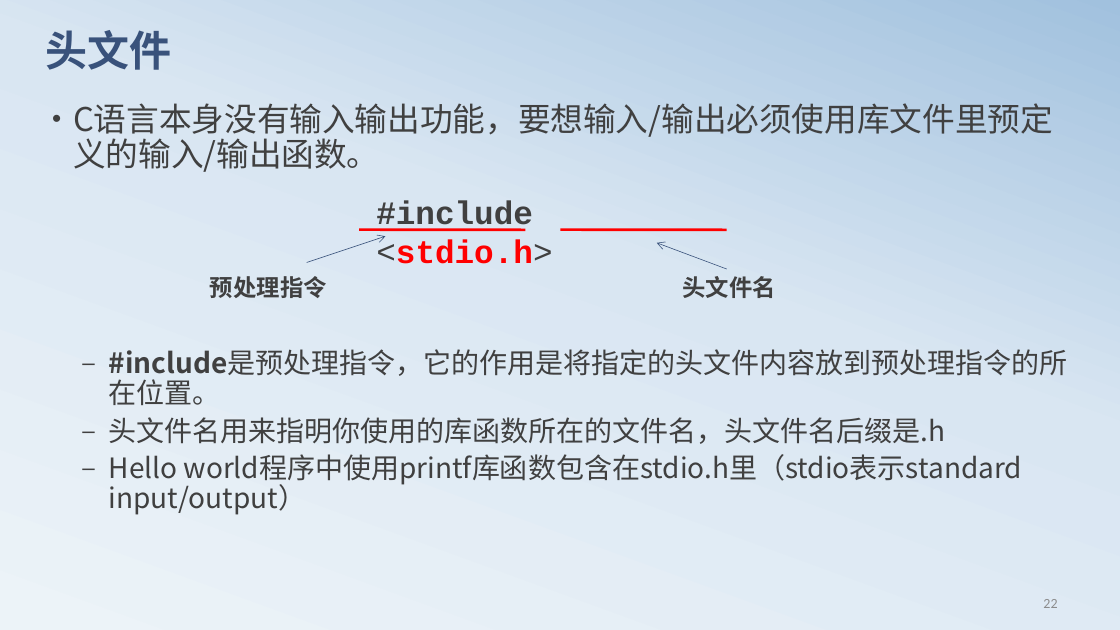
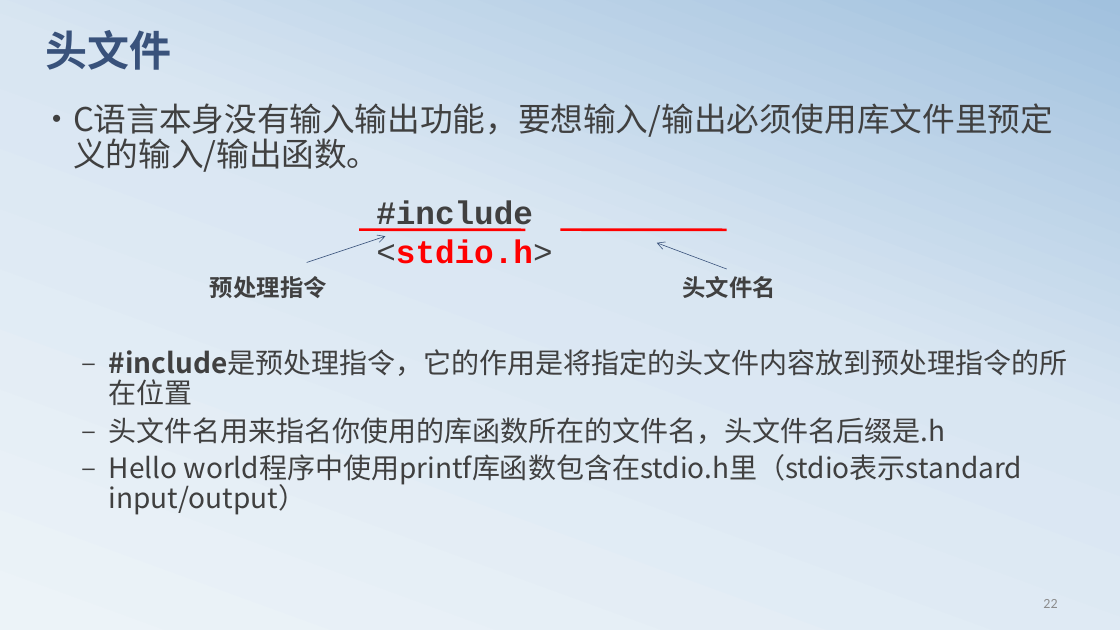
Before and after one commit to edu2act/course-C, a slide deck: slide 23 of materials/slides/chapt01.pptx. Drawn at 1120x630 pixels with LibreOffice and Linux fonts; fonts in the diff are those of the drawing. Boxes give left, top, right and bottom in pixels: in the first picture for what was removed or moved away, otherwise in the second. Text is boxed around its words. In the diff, an @@ line names an element or a change of style, - is before the commit and + after.

```diff
--- a/materials/slides/chapt01.pptx
+++ b/materials/slides/chapt01.pptx
@@ text at box(109, 349, 1068, 444): text changed @@
-  – #include是预处理指令，它的作用是将指定的头文件内容放到预处理指令的所在位置。
-  – 头文件名用来指明你使用的库函数所在的文件名，头文件名后缀是.h
+  – #include是预处理指令，它的作用是将指定的头文件内容放到预处理指令的所在位置
+  – 头文件名用来指名你使用的库函数所在的文件名，头文件名后缀是.h
```
Also in this commit, not shown: 9 other slides changed, 3 other files.
